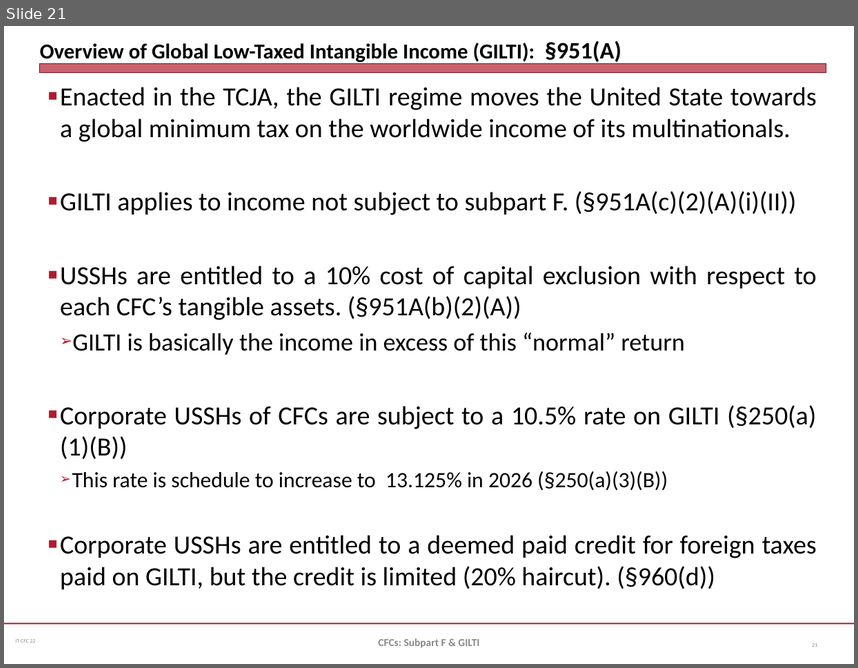
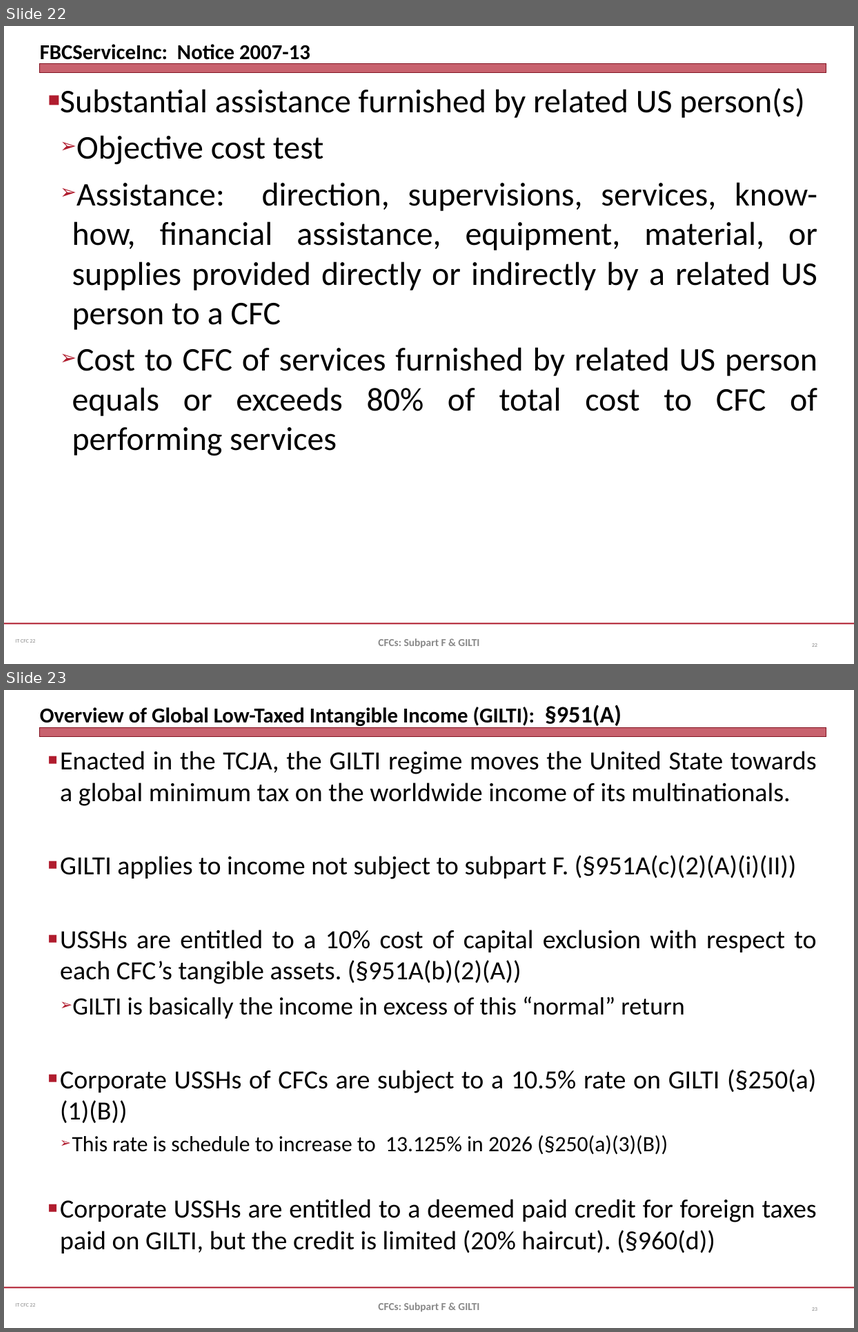
Before and after one commit to jmc877/International-Tax, a slide deck: slides/IT_CFC_22_1.pptx. Shown one above the other, each under a label of ours: slide 21 before the commit, slides 22 and 23 after it. The pictures are 858x668 and 858x1332 pixels, drawn with LibreOffice and Linux fonts; fonts in the diff are those of the drawing. Boxes give left, top, right and bottom in pixels: in the first picture for what was removed or moved away, otherwise in the second. Text is boxed around its words. In the diff, an @@ line names an element or a change of style, - is before the commit and + after.

```diff
--- a/slides/IT_CFC_22_1.pptx
+++ b/slides/IT_CFC_22_1.pptx
@@ slide 22 added at [4,26,854,664], background #FFFFFF; not listed: 3 template elements that a slide beside it also shows @@
@@ title added at [40,44,310,65], 18 pt, text #000000, bold @@
+FBCServiceInc: Notice 2007-13
@@ text added at [60,88,818,456], 28 pt, text #000000 @@
+■ Substantial assistance furnished by related US person(s)
+  ➢ Objective cost test
+  ➢ Assistance: direction, supervisions, services, know-how, financial assistance, equipment, material, or supplies provided directly or indirectly by a related US person to a CFC
+  ➢ Cost to CFC of services furnished by related US person equals or exceeds 80% of total cost to CFC of performing services
@@ text added at [378,638,479,648], 9 pt, text #898989, bold @@
+CFCs: Subpart F & GILTI
@@ page number added at [812,643,818,646], 4.5 pt, text #808080 @@
+22
@@ what was slide 21 is now slide 23 @@
```
Also in this commit, not shown: 5 slides changed, 5 other slides added, 1 other file.
